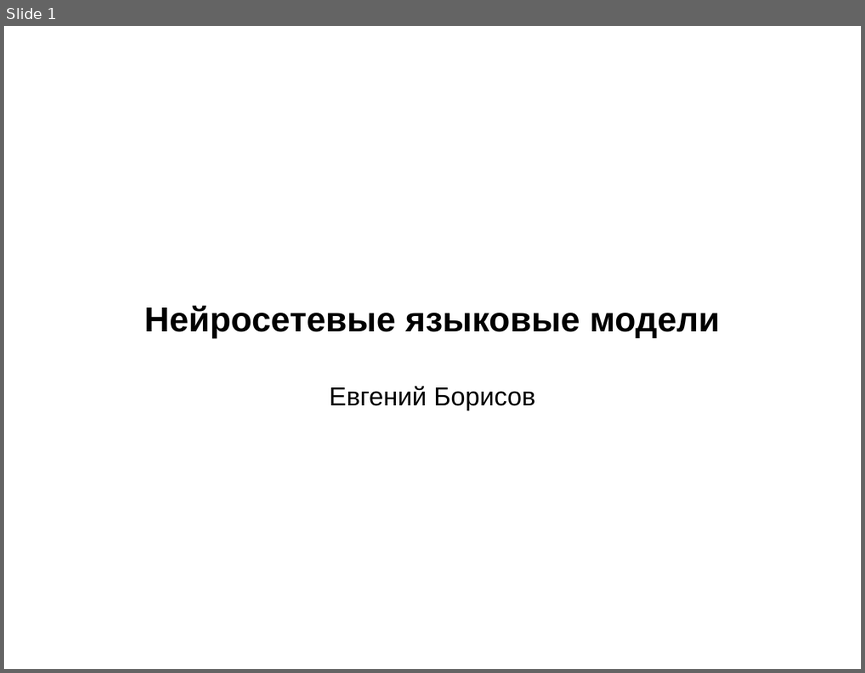
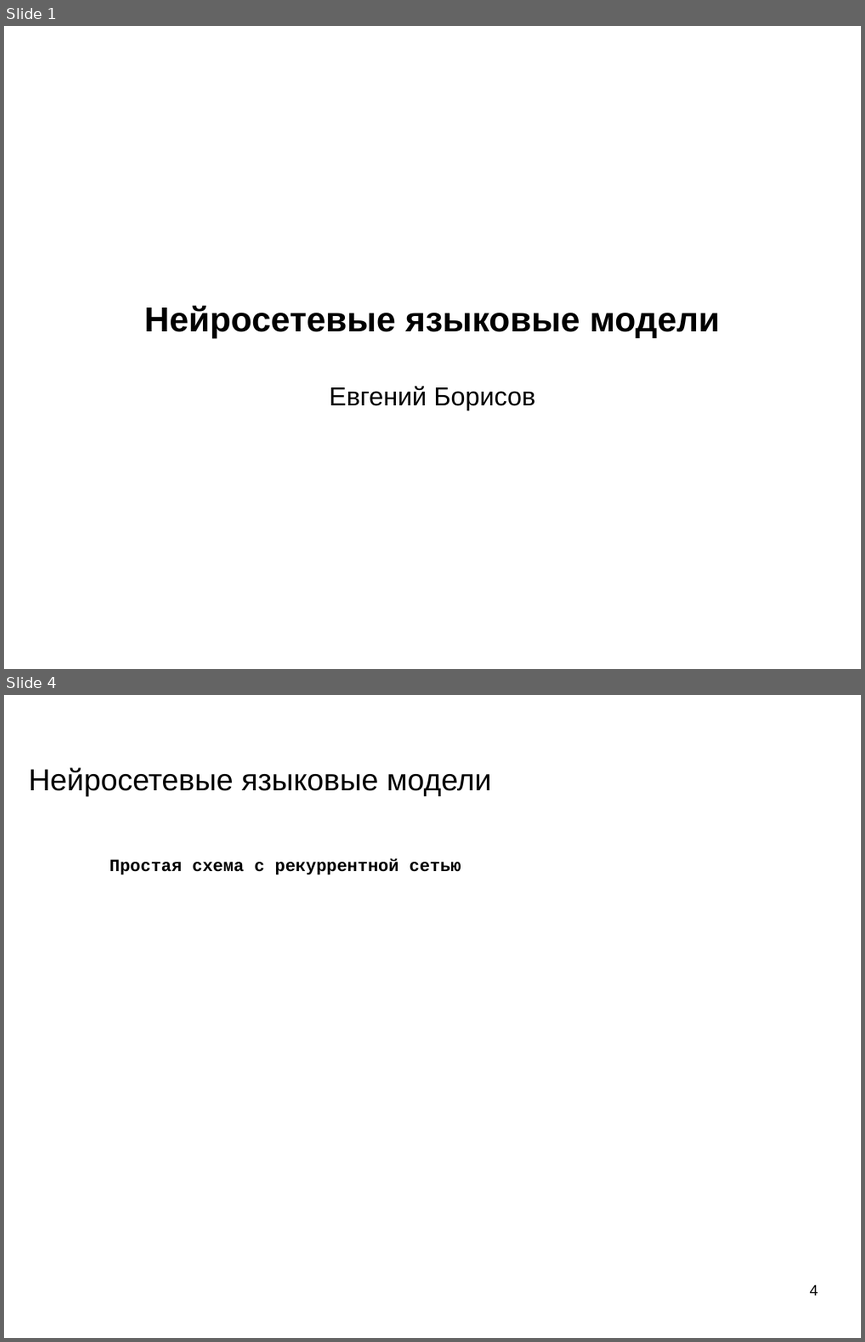
Before and after one commit to mechanoid5/ml_nlp_2022, a slide deck: 11-ann-lang-model.odp. Shown one above the other, each under a label of ours: slide 1 before the commit, slides 1 and 4 after it; the slides between them are not shown. The pictures are 865x673 and 865x1342 pixels, drawn with LibreOffice and Linux fonts; fonts in the diff are those of the drawing; background and template pictures are left out. Boxes give left, top, right and bottom in pixels: in the first picture for what was removed or moved away, otherwise in the second. Text is boxed around its words. In the diff, an @@ line names an element or a change of style, - is before the commit and + after.

```diff
--- a/11-ann-lang-model.odp
+++ b/11-ann-lang-model.odp
@@ slide 4 added at (4, 695, 861, 1338), background picture (left out) @@
@@ title added at (29, 767, 491, 796), 28 pt, text #000000 @@
+Нейросетевые языковые модели
@@ text added at (109, 859, 461, 875), 16 pt, text #000000, bold @@
+Простая схема с рекуррентной сетью
@@ page number added at (810, 1284, 818, 1295), 14 pt, text #000000 @@
+4
```
Also in this commit, not shown: 1 slide changed, 8 other slides added, 1 slide removed.
